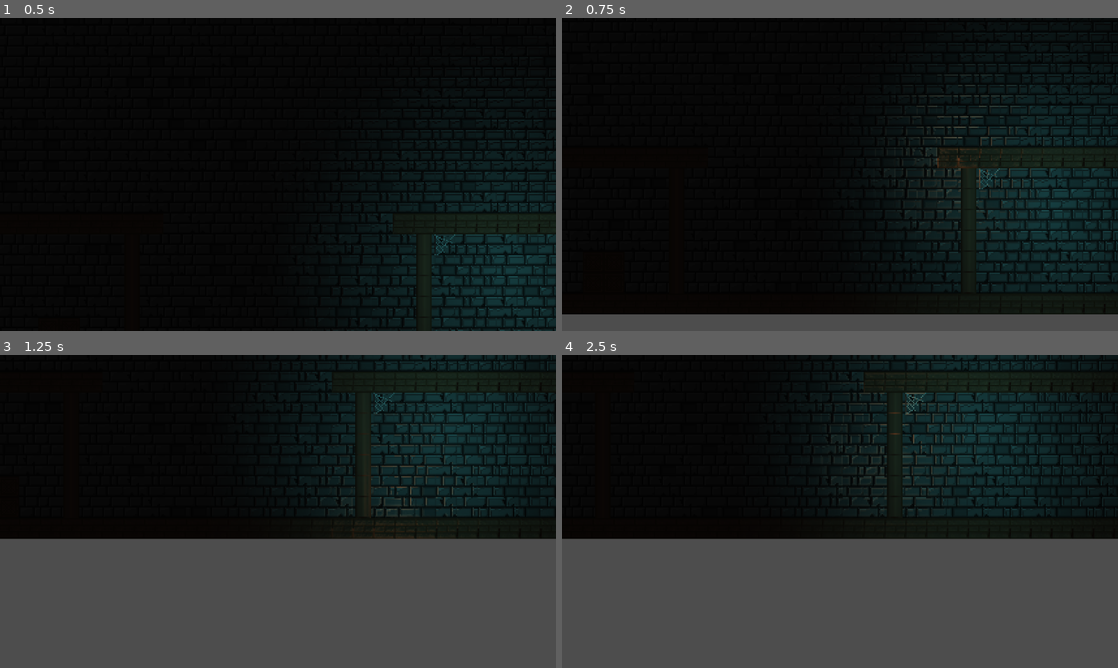
Above: before the commit, frames 1-4 (two rows, left to right).
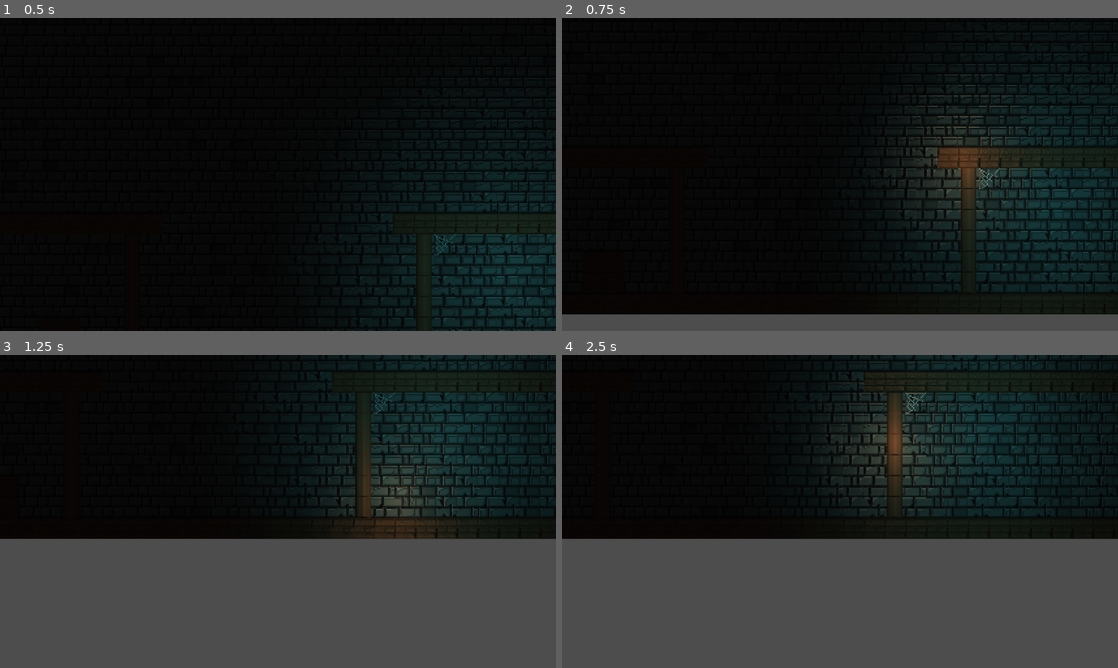
Above: after the commit, the same moments.

Repository: lestercantor/gwj-74---haunted
Game: Godot game, scene res://Level/Level.tscn
Same seed, same stepped clock (60 frames per second), same inputs: the game is played once before the commit and once after it.
Inputs (mouse positions are in pixels of both pictures, inside the frame that each line leads up to):
- Up to frame 1 (0.5 s): no input
- Up to frame 2 (0.75 s): move the mouse to (962, 158) at 0.52 s; press the mouse at (962, 158) at 0.53 s; hold D (move_right) from 0.53 s (still down)
- Up to frame 3 (1.25 s): keep holding D (move_right); tap Space (jump) at 0.77 s
- Up to frame 4 (2.5 s): move the mouse to (728, 527) at 1.27 s; release the mouse at (728, 527) at 1.28 s; click (728, 527) at 1.35 s; tap Space (jump) at 1.52 s; move the mouse to (895, 442) at 2.02 s; release D (move_right) at 2.03 s; press the mouse at (895, 442) at 2.03 s; hold A (move_left) from 2.03 s (still down)

Frame 1 is identical in both runs. In frame 2, 1.4% of the frame differs, in the area x 65-81%, y 34-61%; in frame 3, 1.2%; in frame 4, 1.4%, in the area x 52-67%, y 12-44%.

Commit message:
update point light height

Diff:
--- a/Player/Mouse_Light.gd
+++ b/Player/Mouse_Light.gd
@@ -60,4 +60,3 @@
 				can_activate_light = false
 			else:
 				can_activate_light = true
-	print (charge)
--- a/Player/player.tscn
+++ b/Player/player.tscn
@@ -41,3 +41,4 @@
 color = Color(0.82235, 0.579043, 0.355313, 1)
 texture = SubResource("GradientTexture2D_3akqv")
 texture_scale = 3.0
+height = 64.0
